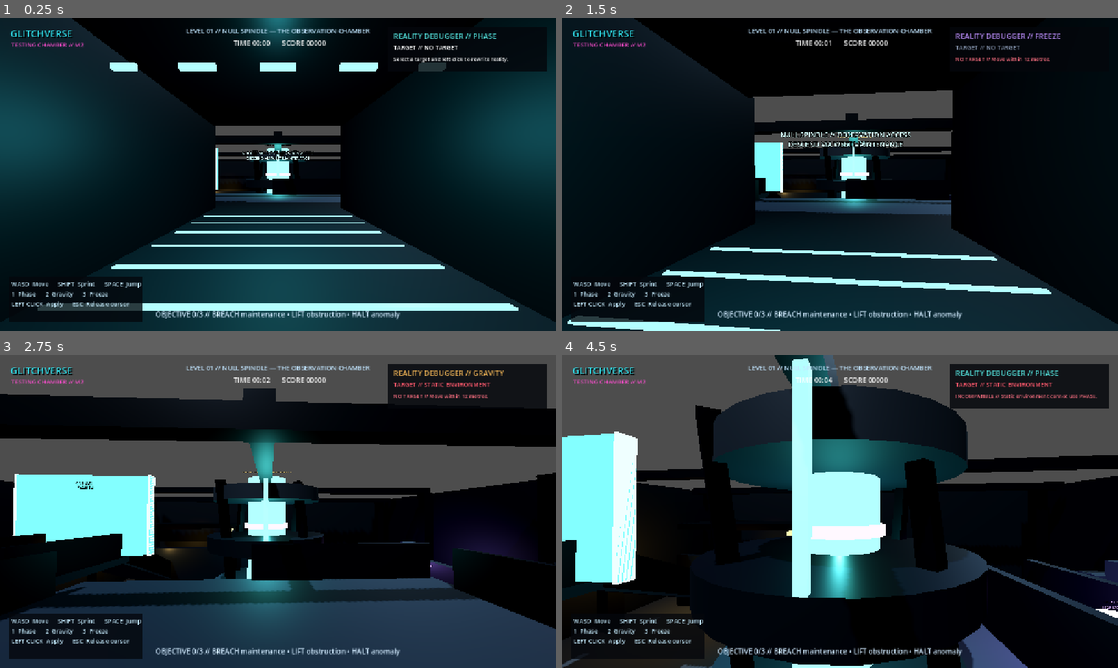
Above: before the commit, frames 1-4 (two rows, left to right).
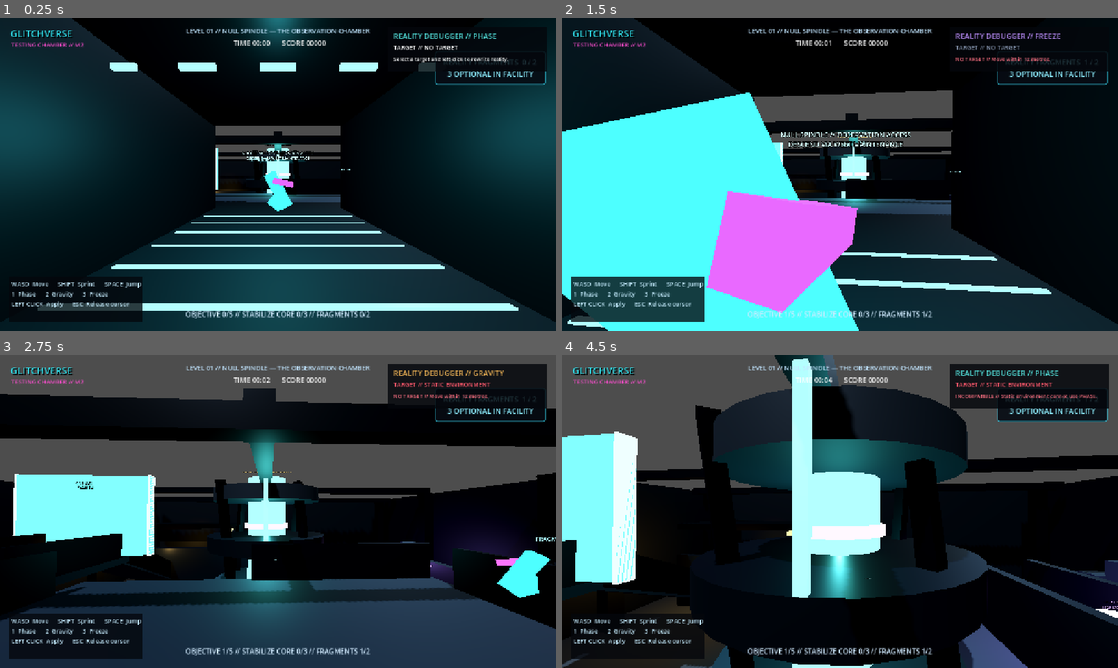
Above: after the commit, the same moments.

Repository: ZappyBoi2007/GlitchVerse
Game: Godot game, scene res://levels/experiments/null_spindle/null_spindle_preview.tscn
Same seed, same stepped clock (60 frames per second), same inputs: the game is played once before the commit and once after it. This scene is started directly instead of the project's main scene.
Inputs (mouse positions are in pixels of both pictures, inside the frame that each line leads up to):
- Up to frame 1 (0.25 s): no input
- Up to frame 2 (1.5 s): tap Enter at 0.5 s; move the mouse to (867, 174) at 0.52 s; hold Space (jump) 0.53-1.28 s; hold W (move_forward) from 0.53 s (still down); click (867, 174) at 0.67 s; move the mouse to (812, 174) at 1.27 s; tap 3 (select_freeze) at 1.35 s; click (812, 174) at 1.42 s
- Up to frame 3 (2.75 s): keep holding W (move_forward); tap Space (jump) at 1.52, 1.55, 1.82, 2.3 s; move the mouse to (289, 505) at 2.02 s; hold 2 (select_gravity) from 2.03 s (still down); click (289, 505) at 2.17 s
- Up to frame 4 (4.5 s): keep holding W (move_forward); move the mouse to (834, 517) at 2.77 s; release 2 (select_gravity) at 2.78 s; tap 1 (select_phase) at 2.85 s; click (834, 517) at 2.92 s; tap Space (jump) at 3.02, 3.05, 3.32, 3.77, 3.8, 4.07, 4.35 s; move the mouse to (878, 514) at 3.52 s; hold Shift (sprint) 3.53-4.28 s; click (878, 514) at 3.67 s; move the mouse to (795, 508) at 4.27 s; click (795, 508) at 4.42 s

The runs differ from the first frame. In frame 1, 1.7% of the frame differs, in the area x 28-99%, y 10-97%; in frame 2, 32%, in the area x 0-99%, y 10-100%; in frame 3, 1.9%; in frame 4, 1.6%.

Commit message:
Add Reality Fragments collectible prototype

Diff:
--- a/audio/audio_manager.gd
+++ b/audio/audio_manager.gd
@@ -509,6 +509,8 @@
 	_streams[&"failure"] = _make_tone(0.75, 260.0, 54.0, 0.25, 0.06)
 	_streams[&"restart"] = _make_tone(0.35, 150.0, 460.0, 0.16, 0.03)
 	_streams[&"victory"] = _make_tone(1.25, 180.0, 920.0, 0.22, 0.02)
+	_streams[&"fragment_pickup"] = _make_tone(0.34, 420.0, 1180.0, 0.19, 0.03, 12.0)
+	_streams[&"fragment_requirement"] = _make_tone(0.7, 260.0, 920.0, 0.18, 0.01)
 
 	_streams[&"phase_idle_loop"] = _make_tone(4.0, 220.0, 220.0, 0.08, 0.0, 5.0, true)
 	_streams[&"phase_active_loop"] = _make_tone(4.0, 330.0, 330.0, 0.11, 0.0, 7.0, true)
--- /dev/null
+++ b/interactive/reality_fragment.gd
@@ -0,0 +1,68 @@
+class_name RealityFragment
+extends Area3D
+
+## Reusable, one-shot collectible. Level-specific controllers decide what a
+## fragment contributes to; the collectible only validates and reports pickup.
+
+signal fragment_collected(fragment_id: StringName)
+
+@export var fragment_id: StringName = &"fragment"
+@export_range(0.0, 0.5, 0.01) var float_height := 0.14
+@export_range(0.1, 4.0, 0.05) var float_speed := 1.25
+@export_range(0.0, 180.0, 1.0) var rotation_speed_degrees := 38.0
+
+@onready var visual_root: Node3D = $VisualRoot
+@onready var pickup_collision: CollisionShape3D = $PickupCollision
+
+var _collected := false
+var _animation_time := 0.0
+var _visual_start_y := 0.0
+
+
+func _ready() -> void:
+	body_entered.connect(_on_body_entered)
+	_visual_start_y = visual_root.position.y
+
+
+func _process(delta: float) -> void:
+	if _collected:
+		return
+	_animation_time += delta
+	visual_root.position.y = _visual_start_y + sin(_animation_time * TAU * float_speed) * float_height
+	visual_root.rotate_y(deg_to_rad(rotation_speed_degrees) * delta)
+
+
+func is_collected() -> bool:
+	return _collected
+
+
+func try_collect(body: Node3D) -> bool:
+	if _collected or body == null:
+		return false
+	if not body is CharacterBody3D or not body.is_in_group("player"):
+		return false
+
+	_collected = true
+	monitoring = false
+	pickup_collision.set_deferred("disabled", true)
+	fragment_collected.emit(fragment_id)
+	_play_pickup_feedback()
+	return true
+
+
+func _on_body_entered(body: Node3D) -> void:
+	try_collect(body)
+
+
+func _play_pickup_feedback() -> void:
+	var audio := get_node_or_null("/root/AudioManager")
+	if audio != null:
+		audio.play_3d(&"fragment_pickup", global_position, -5.0, 1.0, 18.0)
+
+	set_process(false)
+	var tween := create_tween().set_parallel(true)
+	tween.set_trans(Tween.TRANS_QUAD).set_ease(Tween.EASE_OUT)
+	tween.tween_property(visual_root, "scale", Vector3.ONE * 1.45, 0.12)
+	tween.tween_property(visual_root, "position:y", visual_root.position.y + 0.42, 0.24)
+	tween.chain().tween_property(visual_root, "scale", Vector3.ZERO, 0.16)
+	tween.finished.connect(queue_free, CONNECT_ONE_SHOT)
--- /dev/null
+++ b/interactive/reality_fragment.tscn
@@ -0,0 +1,71 @@
+[gd_scene load_steps=8 format=3]
+
+[ext_resource type="Script" path="res://interactive/reality_fragment.gd" id="1_script"]
+
+[sub_resource type="StandardMaterial3D" id="Material_core"]
+albedo_color = Color(0.055, 0.24, 0.3, 1)
+metallic = 0.35
+roughness = 0.28
+emission_enabled = true
+emission = Color(0.18, 0.88, 1, 1)
+emission_energy_multiplier = 1.35
+
+[sub_resource type="StandardMaterial3D" id="Material_glitch"]
+albedo_color = Color(0.24, 0.07, 0.31, 1)
+metallic = 0.2
+roughness = 0.4
+emission_enabled = true
+emission = Color(0.72, 0.28, 0.95, 1)
+emission_energy_multiplier = 1.15
+
+[sub_resource type="BoxMesh" id="Mesh_core"]
+material = SubResource("Material_core")
+size = Vector3(0.24, 0.78, 0.18)
+
+[sub_resource type="BoxMesh" id="Mesh_glitch_a"]
+material = SubResource("Material_glitch")
+size = Vector3(0.46, 0.12, 0.14)
+
+[sub_resource type="BoxMesh" id="Mesh_glitch_b"]
+material = SubResource("Material_core")
+size = Vector3(0.12, 0.3, 0.38)
+
+[sub_resource type="SphereShape3D" id="Shape_pickup"]
+radius = 0.68
+
+[node name="RealityFragment" type="Area3D"]
+collision_layer = 0
+collision_mask = 1
+monitorable = false
+script = ExtResource("1_script")
+
+[node name="VisualRoot" type="Node3D" parent="."]
+rotation_degrees = Vector3(0, 0, 28)
+
+[node name="Core" type="MeshInstance3D" parent="VisualRoot"]
+mesh = SubResource("Mesh_core")
+cast_shadow = 0
+
+[node name="GlitchShardA" type="MeshInstance3D" parent="VisualRoot"]
+position = Vector3(0.16, 0.09, 0.02)
+rotation_degrees = Vector3(18, 20, -37)
+mesh = SubResource("Mesh_glitch_a")
+cast_shadow = 0
+
+[node name="GlitchShardB" type="MeshInstance3D" parent="VisualRoot"]
+position = Vector3(-0.12, -0.2, 0.04)
+rotation_degrees = Vector3(-20, 34, 15)
+mesh = SubResource("Mesh_glitch_b")
+cast_shadow = 0
+
+[node name="Marker" type="Label3D" parent="VisualRoot"]
+position = Vector3(0, 0.72, 0)
+text = "FRAGMENT"
+font_size = 20
+outline_size = 6
+modulate = Color(0.55, 0.96, 1, 1)
+billboard = 1
+no_depth_test = true
+
+[node name="PickupCollision" type="CollisionShape3D" parent="."]
+shape = SubResource("Shape_pickup")
--- a/levels/experiments/null_spindle/null_spindle.tscn
+++ b/levels/experiments/null_spindle/null_spindle.tscn
@@ -6,6 +6,8 @@
 [ext_resource type="PackedScene" path="res://interactive/moving_hazard.tscn" id="4_freeze"]
 [ext_resource type="PackedScene" path="res://interactive/puzzle_exit.tscn" id="5_exit"]
 [ext_resource type="Script" path="res://levels/experiments/null_spindle/null_spindle_puzzle.gd" id="6_puzzle"]
+[ext_resource type="PackedScene" path="res://interactive/reality_fragment.tscn" id="7_fragment"]
+[ext_resource type="Script" path="res://levels/experiments/null_spindle/null_spindle_fragments.gd" id="8_fragments"]
 
 [node name="NullSpindle" type="Node3D"]
 script = ExtResource("1_level")
@@ -42,3 +44,21 @@
 phase_barrier_path = NodePath("../PhaseableBarrier")
 gravity_crate_path = NodePath("../GravityCrate")
 moving_hazard_path = NodePath("../MovingHazard")
+
+[node name="RealityFragments" type="Node3D" parent="."]
+
+[node name="IntroFragment" parent="RealityFragments" instance=ExtResource("7_fragment")]
+position = Vector3(0, 5.15, 17)
+fragment_id = &"null_spindle_intro"
+
+[node name="MaintenanceFragment" parent="RealityFragments" instance=ExtResource("7_fragment")]
+position = Vector3(0.6, 1.05, -8)
+fragment_id = &"null_spindle_maintenance"
+
+[node name="ObservationBonusFragment" parent="RealityFragments" instance=ExtResource("7_fragment")]
+position = Vector3(4.7, 5.15, 8.5)
+fragment_id = &"null_spindle_observation_bonus"
+
+[node name="NullSpindleFragments" type="Node" parent="."]
+script = ExtResource("8_fragments")
+fragment_paths = Array[NodePath]([NodePath("../RealityFragments/IntroFragment"), NodePath("../RealityFragments/MaintenanceFragment"), NodePath("../RealityFragments/ObservationBonusFragment")])
--- a/levels/experiments/null_spindle/null_spindle_checks.gd
+++ b/levels/experiments/null_spindle/null_spindle_checks.gd
@@ -42,9 +42,19 @@
 	check(level.get_node("PhaseableBarrier").is_phased, "phase seal accepts PHASE")
 	check(level.get_node("GravityCrate").gravity_inverted, "gate crate accepts GRAVITY")
 	check(level.get_node("MovingHazard").is_frozen, "sweeper accepts FREEZE")
-	check(level.is_puzzle_complete(), "all intended interactions complete puzzle")
-	check(level.is_exit_unlocked(), "completed puzzle unlocks containment exit")
+	check(not level.is_puzzle_complete(), "debugger puzzle alone does not bypass fragment gate")
+	check(not level.is_exit_unlocked(), "exit remains locked without enough fragments")
 
+	var player := CharacterBody3D.new()
+	player.add_to_group("player")
+	root.add_child(player)
+	level.get_node("RealityFragments/IntroFragment").try_collect(player)
+	level.get_node("RealityFragments/MaintenanceFragment").try_collect(player)
+	await settle()
+	check(level.is_puzzle_complete(), "debugger puzzle plus required fragments completes objective")
+	check(level.is_exit_unlocked(), "combined objective unlocks containment exit")
+
+	player.queue_free()
 	level.queue_free()
 	await settle()
 	print("NULL SPINDLE CHECKS: %d checks, %d failures" % [checks, failures.size()])
--- /dev/null
+++ b/levels/experiments/null_spindle/null_spindle_fragment_display.gd
@@ -0,0 +1,81 @@
+extends CanvasLayer
+
+## Developer-preview readout only. Production UI can consume the level's
+## fragment_progress_changed signal instead.
+
+var _panel: PanelContainer
+var _label: Label
+var _bound_level: NullSpindleLevel
+
+
+func _ready() -> void:
+	layer = 8
+	_build_display()
+	call_deferred("_bind_to_flow")
+
+
+func _build_display() -> void:
+	_panel = PanelContainer.new()
+	_panel.name = "FragmentPanel"
+	_panel.set_anchors_preset(Control.PRESET_TOP_RIGHT)
+	_panel.position = Vector2(-278, 76)
+	_panel.size = Vector2(254, 78)
+	_panel.mouse_filter = Control.MOUSE_FILTER_IGNORE
+	var panel_style := StyleBoxFlat.new()
+	panel_style.bg_color = Color(0.025, 0.045, 0.075, 0.9)
+	panel_style.border_color = Color(0.2, 0.78, 0.88, 0.75)
+	panel_style.set_border_width_all(2)
+	panel_style.set_corner_radius_all(5)
+	panel_style.content_margin_left = 12
+	panel_style.content_margin_right = 12
+	panel_style.content_margin_top = 8
+	panel_style.content_margin_bottom = 8
+	_panel.add_theme_stylebox_override("panel", panel_style)
+	add_child(_panel)
+
+	_label = Label.new()
+	_label.text = "REALITY FRAGMENTS\n0 / 2 REQUIRED"
+	_label.horizontal_alignment = HORIZONTAL_ALIGNMENT_CENTER
+	_label.vertical_alignment = VERTICAL_ALIGNMENT_CENTER
+	_label.add_theme_font_size_override("font_size", 17)
+	_label.add_theme_color_override("font_color", Color("8eefff"))
+	_label.mouse_filter = Control.MOUSE_FILTER_IGNORE
+	_panel.add_child(_label)
+
+
+func _bind_to_flow() -> void:
+	var flow := get_tree().get_first_node_in_group("game_flow") as GameFlowManager
+	if flow == null:
+		return
+	if not flow.level_started.is_connected(_on_level_started):
+		flow.level_started.connect(_on_level_started)
+	_bind_level(flow.current_level)
+
+
+func _on_level_started(_level_index: int, _level_name: String) -> void:
+	var flow := get_tree().get_first_node_in_group("game_flow") as GameFlowManager
+	_bind_level(flow.current_level if flow != null else null)
+
+
+func _bind_level(candidate: GameplayLevel) -> void:
+	if is_instance_valid(_bound_level) and _bound_level.fragment_progress_changed.is_connected(_on_fragment_progress_changed):
+		_bound_level.fragment_progress_changed.disconnect(_on_fragment_progress_changed)
+	_bound_level = candidate as NullSpindleLevel
+	if _bound_level == null:
+		_panel.visible = false
+		return
+	_panel.visible = true
+	_bound_level.fragment_progress_changed.connect(_on_fragment_progress_changed)
+	var snapshot := _bound_level.get_fragment_snapshot()
+	_on_fragment_progress_changed(snapshot.collected, snapshot.required, snapshot.total)
+
+
+func _on_fragment_progress_changed(collected: int, required: int, total: int) -> void:
+	if collected >= required:
+		_label.text = "REALITY FRAGMENTS  %d / %d\nREQUIREMENT COMPLETE%s" % [
+			collected, required, "  •  BONUS FOUND" if collected == total else ""
+		]
+		_label.add_theme_color_override("font_color", Color("7dffbd"))
+	else:
+		_label.text = "REALITY FRAGMENTS  %d / %d\n%d OPTIONAL IN FACILITY" % [collected, required, total]
+		_label.add_theme_color_override("font_color", Color("8eefff"))
--- /dev/null
+++ b/levels/experiments/null_spindle/null_spindle_fragments.gd
@@ -0,0 +1,68 @@
+class_name NullSpindleFragments
+extends Node
+
+## NULL SPINDLE-local collection objective. The reusable pickup has no knowledge
+## of puzzle completion, scoring, or exits.
+
+signal fragment_progress_changed(collected: int, required: int, total: int)
+signal fragment_requirement_met
+
+@export_range(1, 99, 1) var required_fragments := 2
+@export var fragment_paths: Array[NodePath] = []
+
+var _collected_ids: Dictionary = {}
+var _fragments: Array[RealityFragment] = []
+var _requirement_reported := false
+
+
+func _ready() -> void:
+	for fragment_path in fragment_paths:
+		var fragment := get_node_or_null(fragment_path) as RealityFragment
+		if fragment == null:
+			push_error("NULL SPINDLE fragment path is invalid: %s" % fragment_path)
+			continue
+		_fragments.append(fragment)
+		fragment.fragment_collected.connect(_on_fragment_collected)
+	call_deferred("_emit_progress")
+
+
+func get_collected_count() -> int:
+	return _collected_ids.size()
+
+
+func get_required_count() -> int:
+	return required_fragments
+
+
+func get_total_count() -> int:
+	return _fragments.size()
+
+
+func has_required_fragments() -> bool:
+	return get_collected_count() >= required_fragments
+
+
+func get_snapshot() -> Dictionary:
+	return {
+		"collected": get_collected_count(),
+		"required": required_fragments,
+		"total": get_total_count(),
+		"requirement_met": has_required_fragments(),
+	}
+
+
+func _on_fragment_collected(fragment_id: StringName) -> void:
+	if fragment_id in _collected_ids:
+		return
+	_collected_ids[fragment_id] = true
+	_emit_progress()
+	if has_required_fragments() and not _requirement_reported:
+		_requirement_reported = true
+		fragment_requirement_met.emit()
+		var audio := get_node_or_null("/root/AudioManager")
+		if audio != null:
+			audio.play_sfx(&"fragment_requirement", -5.0, 1.0)
+
+
+func _emit_progress() -> void:
+	fragment_progress_changed.emit(get_collected_count(), required_fragments, get_total_count())
--- a/levels/experiments/null_spindle/null_spindle_level.gd
+++ b/levels/experiments/null_spindle/null_spindle_level.gd
@@ -4,8 +4,11 @@
 ## Experimental layered facility built from inexpensive Godot primitives.
 ## The route descends from observation level into maintenance, then climbs to containment.
 
+signal fragment_progress_changed(collected: int, required: int, total: int)
+
 @onready var puzzle_controller: NullSpindlePuzzle = $NullSpindlePuzzle
 @onready var puzzle_exit: PuzzleExit = $PuzzleExit
+@onready var fragment_controller: NullSpindleFragments = $NullSpindleFragments
 
 var floor_material: StandardMaterial3D
 var steel_material: StandardMaterial3D
@@ -15,6 +18,11 @@
 var amber_material: StandardMaterial3D
 var violet_material: StandardMaterial3D
 var warning_material: StandardMaterial3D
+var _debugger_puzzle_solved := false
+var _debugger_steps := 0
+var _fragment_count := 0
+var _fragment_required := 2
+var _fragment_total := 3
 
 
 func _ready() -> void:
@@ -28,8 +36,10 @@
 	_build_guidance()
 	_build_lighting()
 	puzzle_controller.puzzle_solved.connect(_on_puzzle_solved)
-	puzzle_controller.progress_changed.connect(report_objective)
+	puzzle_controller.progress_changed.connect(_on_puzzle_progress_changed)
+	fragment_controller.fragment_progress_changed.connect(_on_fragment_progress_changed)
 	puzzle_exit.exit_reached.connect(_on_exit_reached)
+	call_deferred("_refresh_combined_objective")
 
 
 func _create_materials() -> void:
@@ -403,10 +413,67 @@
 
 
 func _on_puzzle_solved() -> void:
+	_debugger_puzzle_solved = true
+	_try_unlock_exit()
+	_refresh_combined_objective()
+
+
+func _on_puzzle_progress_changed(_description: String, completed_steps: int, _total_steps: int) -> void:
+	_debugger_steps = completed_steps
+	_refresh_combined_objective()
+
+
+func _on_fragment_progress_changed(collected: int, required: int, total: int) -> void:
+	_fragment_count = collected
+	_fragment_required = required
+	_fragment_total = total
+	fragment_progress_changed.emit(collected, required, total)
+	_try_unlock_exit()
+	_refresh_combined_objective()
+
+
+func get_fragment_snapshot() -> Dictionary:
+	return fragment_controller.get_snapshot()
+
+
+func _try_unlock_exit() -> void:
+	if is_puzzle_complete():
+		return
+	if not _debugger_puzzle_solved or not fragment_controller.has_required_fragments():
+		return
 	mark_puzzle_completed()
 	puzzle_exit.unlock_exit()
 	mark_exit_unlocked()
 
 
+func _refresh_combined_objective() -> void:
+	if not is_instance_valid(puzzle_exit) or not is_instance_valid(fragment_controller):
+		return
+	var fragments_for_requirement := mini(_fragment_count, _fragment_required)
+	var completed_steps := _debugger_steps + fragments_for_requirement
+	var total_steps := 3 + _fragment_required
+	var description: String
+	if is_exit_unlocked():
+		description = "CONTAINMENT ACCESS GRANTED // FRAGMENTS %d/%d%s" % [
+			_fragment_count,
+			_fragment_total,
+			" // BONUS RECOVERED" if _fragment_count == _fragment_total else "",
+		]
+	elif _debugger_puzzle_solved:
+		description = "CORE STABLE // COLLECT REALITY FRAGMENTS %d/%d TO UNLOCK EXIT" % [
+			_fragment_count, _fragment_required
+		]
+		puzzle_exit.label.text = "EXIT LOCKED\nFRAGMENTS %d/%d" % [_fragment_count, _fragment_required]
+	elif fragment_controller.has_required_fragments():
+		description = "FRAGMENTS STABLE // COMPLETE PHASE • GRAVITY • FREEZE"
+		puzzle_exit.label.text = "EXIT LOCKED\nSTABILIZE CORE"
+	else:
+		description = "STABILIZE CORE %d/3 // FRAGMENTS %d/%d" % [
+			_debugger_steps, _fragment_count, _fragment_required
+		]
+		puzzle_exit.label.text = "EXIT LOCKED\nCORE + %d FRAGMENTS" % _fragment_required
+	report_objective(description, completed_steps, total_steps)
+
+
 func _on_exit_reached() -> void:
 	finish_level()
--- a/levels/experiments/null_spindle/null_spindle_preview.tscn
+++ b/levels/experiments/null_spindle/null_spindle_preview.tscn
@@ -1,9 +1,10 @@
-[gd_scene load_steps=5 format=3]
+[gd_scene load_steps=6 format=3]
 
 [ext_resource type="PackedScene" path="res://levels/experiments/null_spindle/null_spindle.tscn" id="1_level"]
 [ext_resource type="PackedScene" path="res://player/player.tscn" id="2_player"]
 [ext_resource type="PackedScene" path="res://ui/hud.tscn" id="3_hud"]
 [ext_resource type="Script" path="res://systems/game_flow_manager.gd" id="4_flow"]
+[ext_resource type="Script" path="res://levels/experiments/null_spindle/null_spindle_fragment_display.gd" id="5_fragment_display"]
 
 [node name="NullSpindlePreview" type="Node"]
 script = ExtResource("4_flow")
@@ -15,3 +16,6 @@
 [node name="Player" parent="." instance=ExtResource("2_player")]
 
 [node name="HUD" parent="." instance=ExtResource("3_hud")]
+
+[node name="FragmentDisplay" type="CanvasLayer" parent="."]
+script = ExtResource("5_fragment_display")
--- a/tests/audio_foundation_checks.gd
+++ b/tests/audio_foundation_checks.gd
@@ -32,7 +32,8 @@
 
 	for event_name in [
 		&"phase_glitch", &"gravity_pulse", &"freeze_interrupt", &"invalid_target",
-		&"footstep", &"jump", &"land", &"puzzle_complete", &"victory"
+		&"footstep", &"jump", &"land", &"puzzle_complete", &"victory",
+		&"fragment_pickup", &"fragment_requirement"
 	]:
 		check(bool(audio.call("has_event", event_name)), "%s event is registered" % event_name)
 
--- /dev/null
+++ b/tests/reality_fragment_checks.gd
@@ -0,0 +1,112 @@
+extends SceneTree
+
+## Focused collectible and NULL SPINDLE gate/reload checks. These exercise the
+## logical pickup path headlessly; physical overlap and presentation need a human.
+
+var failures: Array[String] = []
+var checks := 0
+
+
+func _initialize() -> void:
+	_run.call_deferred()
+
+
+func check(ok: bool, description: String) -> void:
+	checks += 1
+	if not ok:
+		failures.append(description)
+		print("FAIL: ", description)
+
+
+func settle(frames := 6) -> void:
+	for _frame in range(frames):
+		await process_frame
+
+
+func _run() -> void:
+	await _check_pickup_contract()
+	await _check_level_gate_and_restart()
+	print("REALITY FRAGMENT CHECKS: %d checks, %d failures" % [checks, failures.size()])
+	quit(0 if failures.is_empty() else 1)
+
+
+func _check_pickup_contract() -> void:
+	var fragment_scene := load("res://interactive/reality_fragment.tscn") as PackedScene
+	var fragment := fragment_scene.instantiate() as RealityFragment
+	fragment.fragment_id = &"contract_test"
+	root.add_child(fragment)
+	await settle(2)
+
+	var pickup_events := [0]
+	fragment.fragment_collected.connect(func(_fragment_id: StringName) -> void: pickup_events[0] += 1)
+	var impostor := CharacterBody3D.new()
+	root.add_child(impostor)
+	check(not fragment.try_collect(impostor), "CharacterBody3D without player group is rejected")
+	check(not fragment.is_collected(), "incorrect actor leaves fragment available")
+
+	var player := CharacterBody3D.new()
+	player.add_to_group("player")
+	root.add_child(player)
+	check(fragment.try_collect(player), "player can collect fragment")
+	check(fragment.is_collected(), "successful pickup latches collected state")
+	check(pickup_events[0] == 1, "successful pickup emits exactly one event")
+	check(not fragment.try_collect(player), "duplicate pickup is rejected")
+	check(pickup_events[0] == 1, "duplicate pickup cannot emit or score twice")
+
+	impostor.queue_free()
+	player.queue_free()
+	fragment.queue_free()
+	await settle(2)
+
+
+func _check_level_gate_and_restart() -> void:
+	var preview_scene := load(
+		"res://levels/experiments/null_spindle/null_spindle_preview.tscn"
+	) as PackedScene
+	var flow := preview_scene.instantiate() as GameFlowManager
+	flow.level_transition_delay = 0.0
+	root.add_child(flow)
+	await settle(10)
+
+	var level := flow.current_level as NullSpindleLevel
+	check(level != null, "preview loads NULL SPINDLE through GameFlowManager")
+	check(level.get_fragment_snapshot().collected == 0, "fresh level starts with zero fragments")
+	check(level.get_fragment_snapshot().required == 2, "fragment threshold is two")
+	check(level.get_fragment_snapshot().total == 3, "three fragments are registered")
+
+	var player := flow.player
+	var fragments := level.get_node("RealityFragments")
+	(fragments.get_node("IntroFragment") as RealityFragment).try_collect(player)
+	await settle(2)
+	check(level.get_fragment_snapshot().collected == 1, "first pickup advances fragment progress")
+
+	level.get_node("PhaseableBarrier").apply_ability(&"phase", level)
+	level.get_node("GravityCrate").apply_ability(&"gravity", level)
+	level.get_node("MovingHazard").apply_ability(&"freeze", level)
+	await settle(4)
+	check(level.puzzle_controller.is_solved, "existing three-ability puzzle can still be solved")
+	check(not level.is_puzzle_complete(), "puzzle plus one fragment cannot complete level objective")
+	check(not level.is_exit_unlocked(), "exit stays locked below fragment threshold")
+
+	(fragments.get_node("MaintenanceFragment") as RealityFragment).try_collect(player)
+	await settle(4)
+	check(level.get_fragment_snapshot().collected == 2, "second pickup meets fragment threshold")
+	check(level.is_puzzle_complete(), "puzzle and fragment threshold complete combined objective")
+	check(level.is_exit_unlocked(), "combined objective unlocks exit")
+
+	(fragments.get_node("ObservationBonusFragment") as RealityFragment).try_collect(player)
+	await settle(2)
+	check(level.get_fragment_snapshot().collected == 3, "optional third fragment is collectible")
+	check(level.is_exit_unlocked(), "optional bonus does not disturb completed gate")
+
+	flow.restart_current_level()
+	await settle(10)
+	var restarted_level := flow.current_level as NullSpindleLevel
+	check(restarted_level != level, "restart replaces the level instance")
+	check(restarted_level.get_fragment_snapshot().collected == 0, "restart resets fragment count")
+	check(restarted_level.get_node("RealityFragments").get_child_count() == 3, "restart restores all pickups")
+	check(not restarted_level.is_puzzle_complete(), "restart resets combined puzzle state")
+	check(not restarted_level.is_exit_unlocked(), "restart relocks exit")
+
+	flow.queue_free()
+	await settle(3)
Not shown, added: interactive/reality_fragment.gd.uid
Not shown: 1 places in levels/experiments/null_spindle/null_spindle.tscn that only renumber resources
Not shown, added: levels/experiments/null_spindle/null_spindle_fragment_display.gd.uid
Not shown, added: levels/experiments/null_spindle/null_spindle_fragments.gd.uid
Not shown, added: tests/reality_fragment_checks.gd.uid
